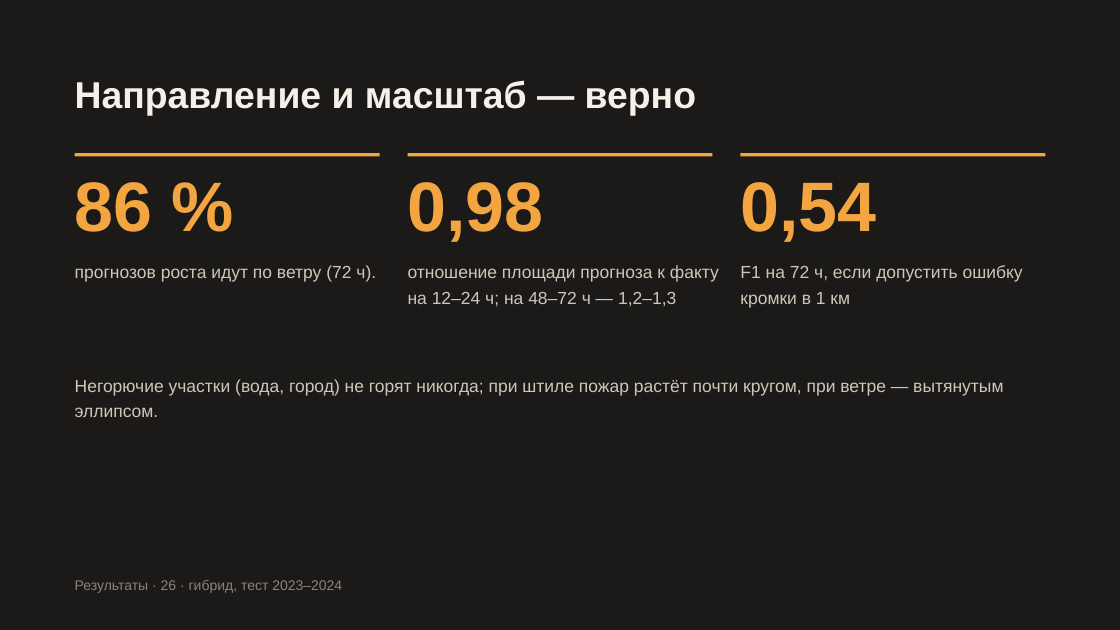
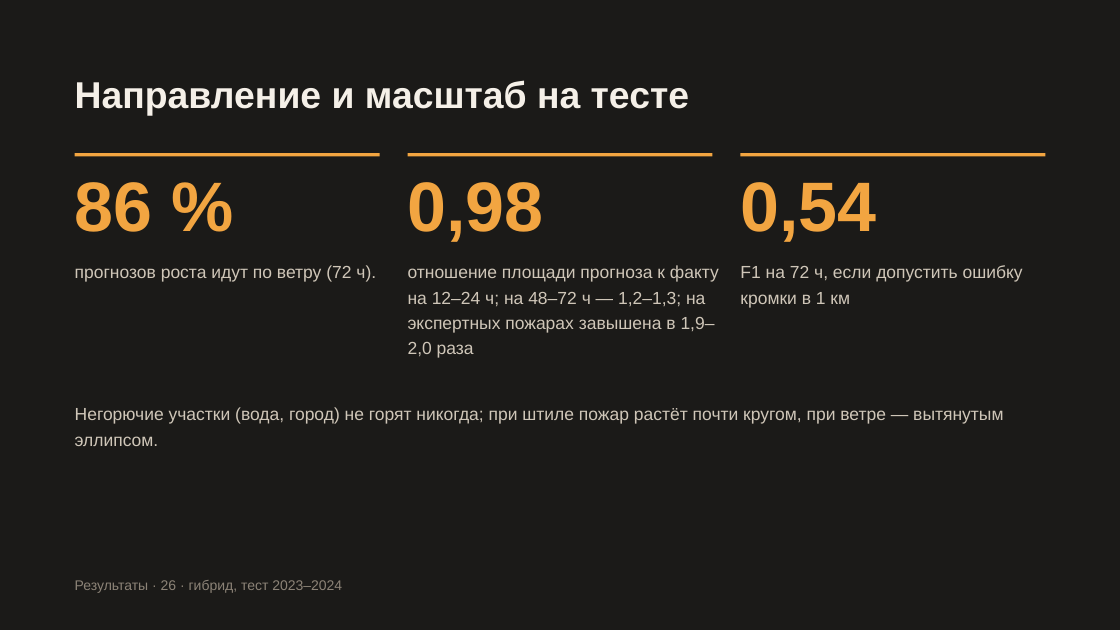
Before and after one commit to Bekabaev/fire_proj, a slide deck: slide 26 of presentation/presentation_final2.pptx. Drawn at 1120x630 pixels with LibreOffice and Linux fonts; fonts in the diff are those of the drawing. Boxes give left, top, right and bottom in pixels: in the first picture for what was removed or moved away, otherwise in the second. Text is boxed around its words. In the diff, an @@ line names an element or a change of style, - is before the commit and + after.

```diff
--- a/presentation/presentation_final2.pptx
+++ b/presentation/presentation_final2.pptx
@@ text at (75, 80, 689, 115): text changed @@
-Направление и масштаб — верно
+Направление и масштаб на тесте
@@ text at (408, 265, 719, 358): text changed @@
-отношение площади прогноза к факту на 12–24 ч; на 48–72 ч — 1,2–1,3
+отношение площади прогноза к факту на 12–24 ч; на 48–72 ч — 1,2–1,3; на экспертных пожарах завышена в 1,9–2,0 раза
@@ text "Негорючие участки (вода, город) не ...": place and size @@
-text "Негорючие участки (вода, город) не ..." at (75, 379, 1003, 417)
+text "Негорючие участки (вода, город) не ..." at (75, 407, 1003, 446)
```
Also in this commit, not shown: 8 other slides changed, 1 slide added, 2 other files.
